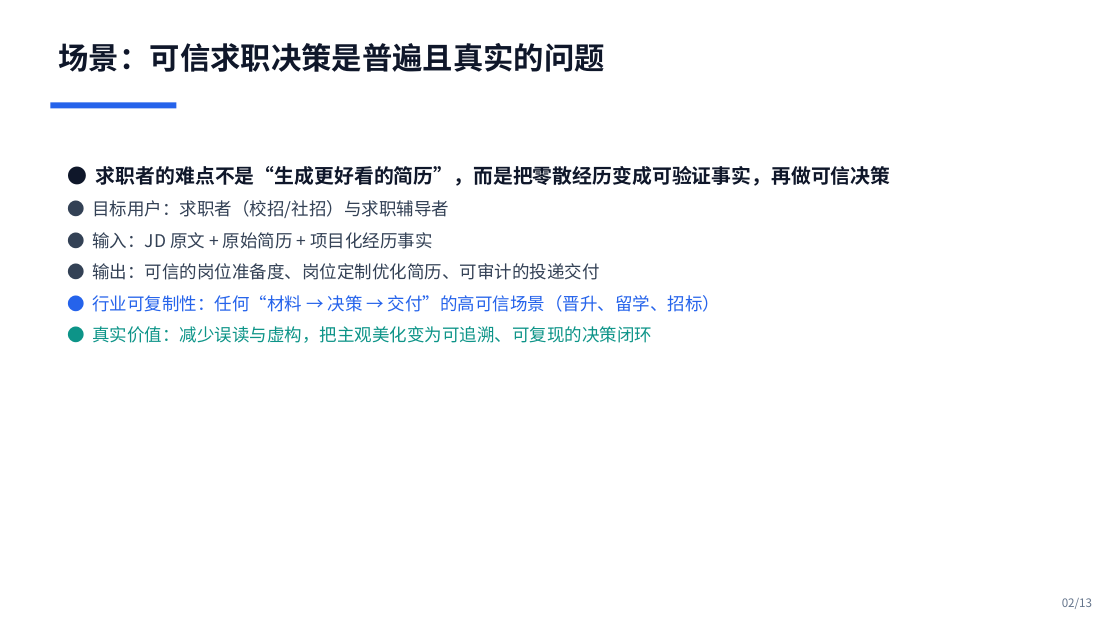
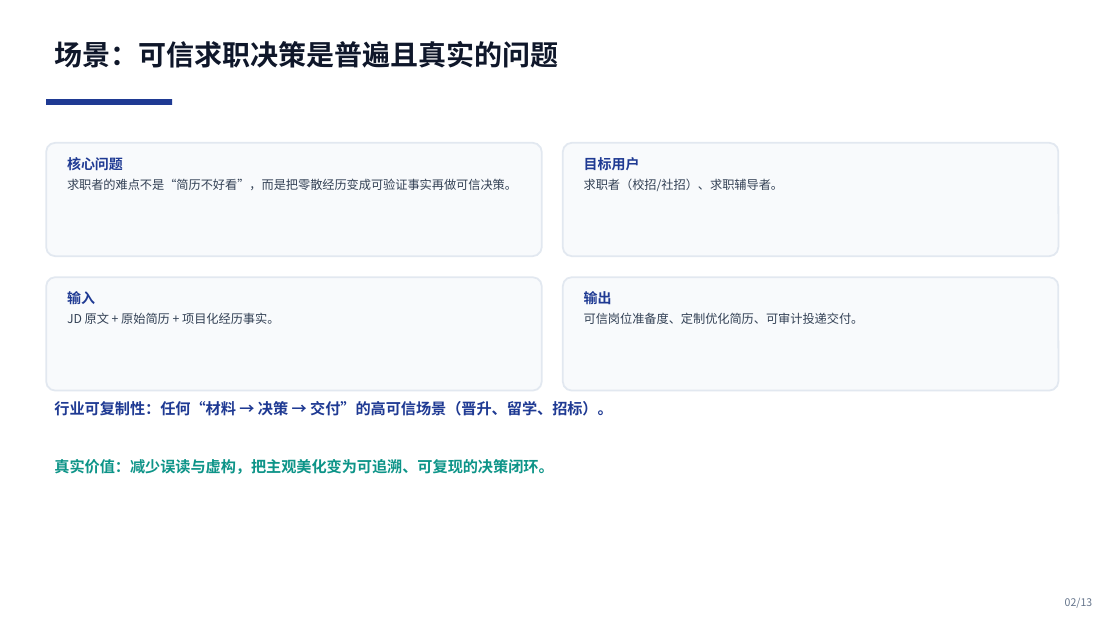
Before and after one commit to yingchao4399/resume-expert, a slide deck: slide 2 of competition/initial/01-solution-deck.pptx. Drawn at 1120x630 pixels with LibreOffice and Linux fonts; fonts in the diff are those of the drawing. Boxes give left, top, right and bottom in pixels: in the first picture for what was removed or moved away, otherwise in the second. Text is boxed around its words. In the diff, an @@ line names an element or a change of style, - is before the commit and + after.

Commit message:
competition: 深蓝架构图风格美化方案 PPT/PDF

```diff
--- a/competition/initial/01-solution-deck.pptx
+++ b/competition/initial/01-solution-deck.pptx
@@ text "场景：可信求职决策是普遍且真实的问题" at <box>54,41,558,68</box>: size 26 to 24 pt; less space between paragraphs @@
@@ rectangle: place and size @@
-rectangle at <box>50,103,176,108</box>
+rectangle at <box>46,99,172,105</box>
@@ rectangle at <box>46,99,172,105</box>: fill #2563EB to #1F3A93 @@
@@ rounded rectangle added at <box>46,143,542,256</box>, fill #F8FAFC, outline #E2E8F0 1.5 pt @@
@@ rounded rectangle added at <box>563,143,1059,256</box>, fill #F8FAFC, outline #E2E8F0 1.5 pt @@
@@ text added at <box>67,157,517,190</box>, 10.5 pt, text #334155 @@
+核心问题
+求职者的难点不是“简历不好看”，而是把零散经历变成可验证事实再做可信决策。
@@ text removed at <box>92,166,891,343</box> @@
-● 求职者的难点不是“生成更好看的简历”，而是把零散经历变成可验证事实，再做可信决策
-● 目标用户：求职者（校招/社招）与求职辅导者
-● 输入：JD 原文 + 原始简历 + 项目化经历事实
-● 输出：可信的岗位准备度、岗位定制优化简历、可审计的投递交付
-● 行业可复制性：任何“材料 → 决策 → 交付”的高可信场景（晋升、留学、招标）
-● 真实价值：减少误读与虚构，把主观美化变为可追溯、可复现的决策闭环
@@ text added at <box>584,157,784,191</box>, 10.5 pt, text #334155 @@
+目标用户
+求职者（校招/社招）、求职辅导者。
@@ rounded rectangle added at <box>46,277,542,391</box>, fill #F8FAFC, outline #E2E8F0 1.5 pt @@
@@ text added at <box>67,291,279,324</box>, 10.5 pt, text #334155 @@
+输入
+JD 原文 + 原始简历 + 项目化经历事实。
@@ rounded rectangle added at <box>563,277,1059,391</box>, fill #F8FAFC, outline #E2E8F0 1.5 pt @@
@@ text added at <box>584,289,864,324</box>, 10.5 pt, text #334155 @@
+输出
+可信岗位准备度、定制优化简历、可审计投递交付。
@@ text added at <box>54,401,613,416</box>, 13 pt, text #1F3A93, bold @@
+行业可复制性：任何“材料 → 决策 → 交付”的高可信场景（晋升、留学、招标）。
@@ text added at <box>54,459,553,474</box>, 13 pt, text #0D9488, bold @@
+真实价值：减少误读与虚构，把主观美化变为可追溯、可复现的决策闭环。
@@ text "02/13" at <box>1065,598,1092,608</box>: size 10 to 9 pt; less space between paragraphs @@
```
Also in this commit, not shown: 12 other slides changed, 1 other file.
